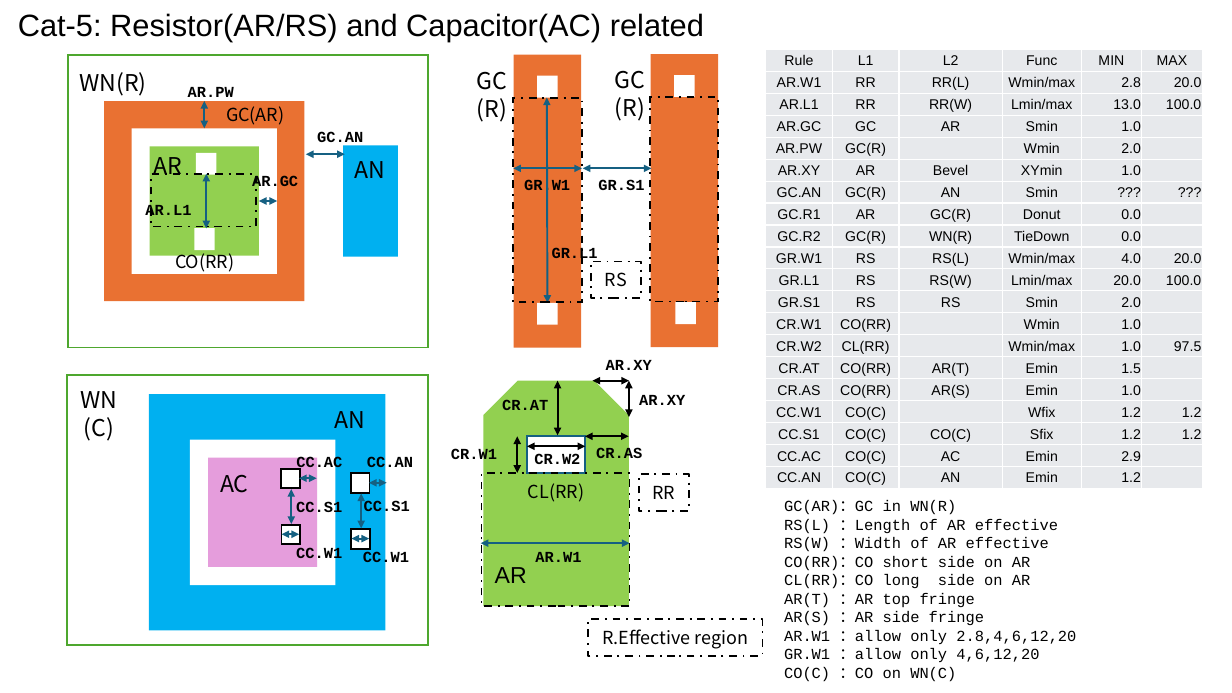
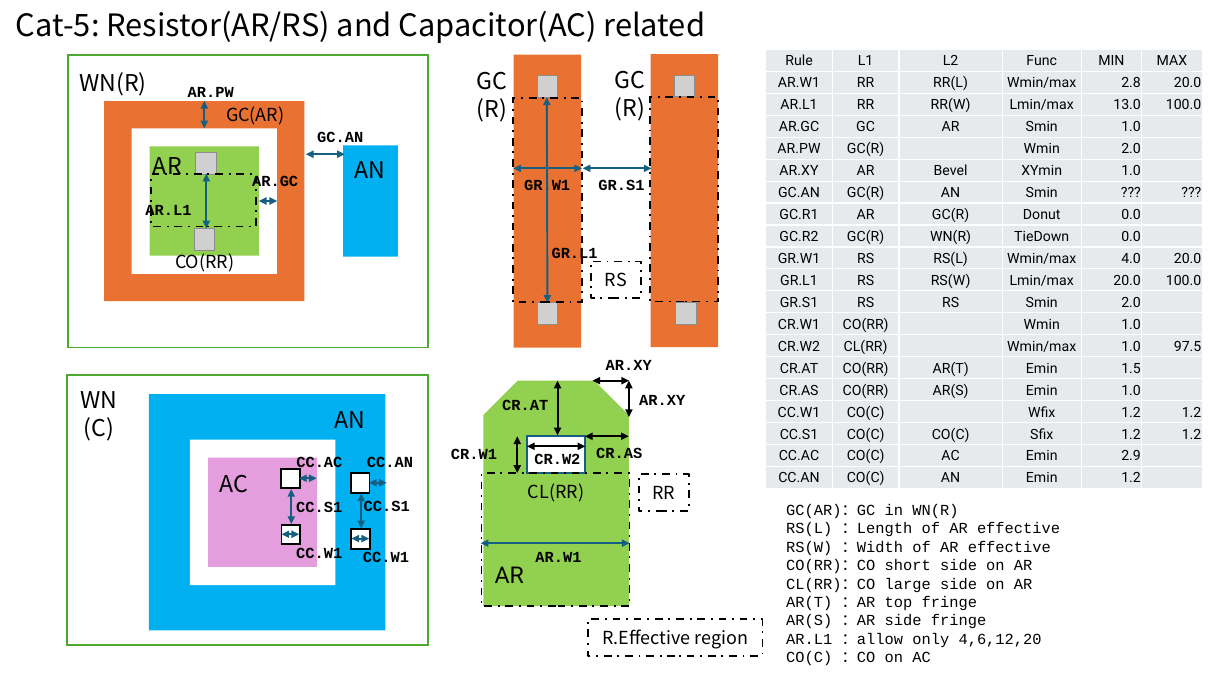
Before and after one commit to d-m-bailey/TR-1um, a slide deck: slide 7 of Document/TR-1um_DRC_summary.pptx. Drawn at 1232x693 pixels with LibreOffice and Linux fonts; fonts in the diff are those of the drawing; grey boxes stand for pictures. Boxes give left, top, right and bottom in pixels: in the first picture for what was removed or moved away, otherwise in the second. Text is boxed around its words. In the diff, an @@ line names an element or a change of style, - is before the commit and + after.

```diff
--- a/Document/TR-1um_DRC_summary.pptx
+++ b/Document/TR-1um_DRC_summary.pptx
@@ text "Cat-5: Resistor(AR/RS) and Capacitor(AC) related" at (x1=16, y1=11, x2=705, y2=43): font Arial to Noto Sans CJK JP @@
@@ table at (x1=766, y1=49, x2=1202, y2=489) @@
@@ fill #E7E9EC to #E8EAED in 120 cells @@
@@ font Arial to Roboto @@
@@ rectangle removed at (x1=537, y1=76, x2=557, y2=98) @@
@@ picture added at (x1=537, y1=76, x2=557, y2=98) @@
@@ rectangle removed at (x1=675, y1=75, x2=695, y2=97) @@
@@ picture added at (x1=675, y1=75, x2=695, y2=97) @@
@@ rectangle removed at (x1=196, y1=152, x2=216, y2=175) @@
@@ picture added at (x1=196, y1=152, x2=216, y2=175) @@
@@ rectangle removed at (x1=194, y1=228, x2=214, y2=250) @@
@@ picture added at (x1=194, y1=228, x2=214, y2=250) @@
@@ rectangle removed at (x1=537, y1=303, x2=557, y2=325) @@
@@ picture added at (x1=537, y1=303, x2=557, y2=325) @@
@@ rectangle removed at (x1=676, y1=302, x2=696, y2=324) @@
@@ picture added at (x1=676, y1=302, x2=696, y2=324) @@
@@ text "AR" at (x1=495, y1=566, x2=524, y2=583): font Arial to Roboto @@
@@ text at (x1=786, y1=578, x2=1032, y2=593): text changed @@
-CL(RR)：CO long side on AR
+CL(RR)：CO large side on AR
@@ text at (x1=786, y1=633, x2=1042, y2=666): text changed @@
-AR.W1 ：allow only 2.8,4,6,12,20
-GR.W1 ：allow only 4,6,12,20
-CO(C) ：CO on WN(C)
+AR.L1 ：allow only 4,6,12,20
+CO(C) ：CO on AC
```
Also in this commit, not shown: 13 other slides changed, 1 other file.
